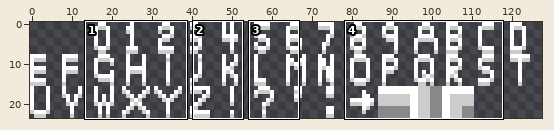
One commit to this pixel-art file: SpaceInvaders/res/img/GameGFX.ase. The picture above shows the old version from afar; the outline marks the close-up.
Close-up. The starting point:
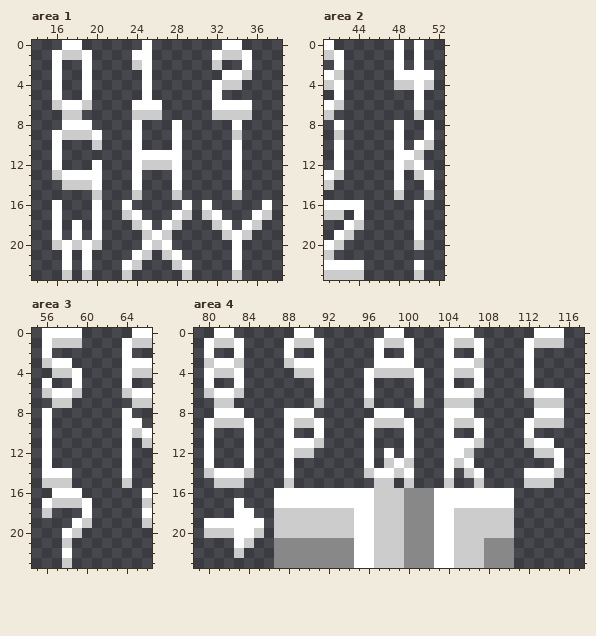
128x24 pixels, 1 frame. Shown: area 1: x 14..38, y 0..23; area 2: x 41..52, y 0..23; area 3: x 55..66, y 0..23; area 4: x 79..117, y 0..23. The old version is drawn lined up with the new one. The commit also changed other parts of the picture, which this record leaves out.
The result:
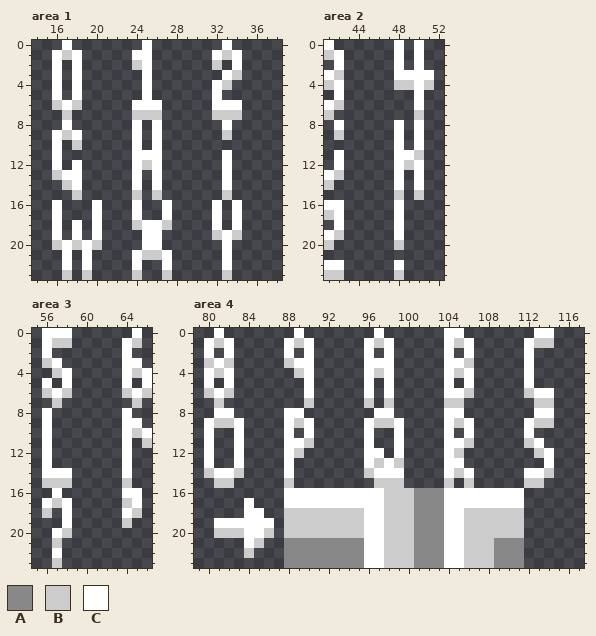
Palette (. is transparent): A #888888  B #cccccc  C #ffffff
The exact change:
whole drawing moved by -1,+0 (the old picture is shown already moved)
Changed rows in their new state; - is an unchanged pixel.
Area 1:
first column x 18:
 0 .---------------.---
 1 C.--------------C.--
 2 C.--------------C.--
 3 C.--------------B.--
 4 C.--------------.---
 5 C.------------------
 6 B.---------------.--
 7 .----------------.--
 8 ..------C-.----C.---
 9 C..-----C-.----B.---
10 B-.-----C-.-----.---
11 ---------..----C.---
12 C-.-----C..----C.---
13 -..-----C-.----C.---
14 C..-----C-.----C.---
15 B-.-----B-.----B.---
16 -----.C--C-.-.C-C--.
17 -----.---C..-.--C-..
18 --------CB.---C.C..-
19 -------C-.----BCB.--
20 --------C.-----C.---
21 --------BC.----C.---
22 -----.C--C..---C.---
23 -----.B--B-.---B.---
Area 2:
first column x 41:
 8 ---------C.
 9 ---------C.
10 -.--------.
13 ---------C.
14 ---------C.
15 ---------B.
16 --..---C-.-
17 -C-.---C-.-
18 -C..---C-.-
19 CB.----C-.-
20 B.-----B-.-
21 .----------
22 --..---C-.-
23 --..---B-.-
Area 3:
first column x 58:
 0 -.------.
 1 -.------.
 3 .-------.
 4 C.------C
 5 C.------C
 6 B.------B
 7 .-------.
first column x 57:
16 -..----CC.
17 -C..---BC.
18 -C-.---CB.
19 -C..---B-.
20 CB.-------
21 B.--------
22 C.--------
23 B.--------
Area 4:
first column x 80:
 0 --.-------.------C..------.--------.
 1 --C.------C.----CBC..-----C.-------.
 2 --C.------C.----C.C-.-----C.--------
 3 --B.-------.----C--..-----B.--------
 4 --C.------C.------C...----C.--------
 5 --C.------C.------C--.----C.--------
 6 --B.------C.------C--.----B.-------.
 7 --.-------B.------B--.----.--------.
 8 ---.------.--------.------.--------.
 9 ---C.-----C.-------C.-----C.-------.
10 ---C.-----C.-------C.-----C.--------
11 ---C.-----B.-------C.-----B.------.-
12 ---C.-----.------C.C.----B.-------C.
13 ---C.------------BCB.----C.-------C.
14 ---B.--------------C.----BC.------B.
15 ---.---------------B.-----B.------.-
16 -------.---------C--B--A-------C----
17 ---.C--.---------C--B--A-------C----
18 ---.-C-.-------B-C--B--A-C-----B----
19 .-----C.-------B-C--B--A-C-----B----
20 .--B-CB.-------B-C--B--A-C-----B----
21 ---.CB-.-------A-C--B--A-C--B--A----
22 ---.B--.-------A-C--B--A-C--B--A----
23 -------.-------A-C--B--A-C--B--A----
Where, in picture pixels (left, top, right, bottom), the same in both close-ups:
changed: (72, 40, 272, 280)
changed: (324, 120, 434, 280)
changed: (62, 328, 82, 408)
changed: (142, 328, 152, 408)
changed: (52, 488, 92, 568)
changed: (122, 488, 152, 528)
changed: (204, 328, 564, 568)
